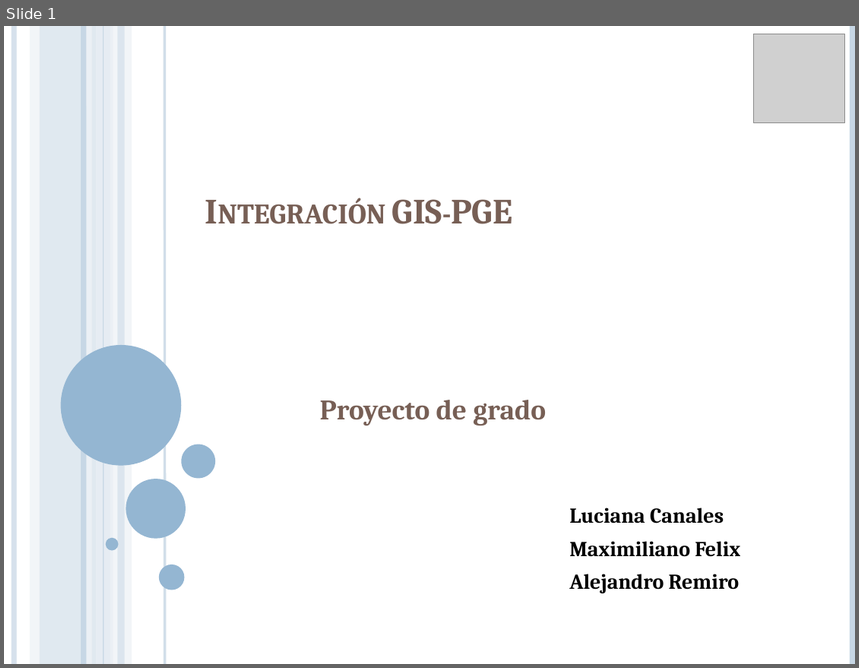
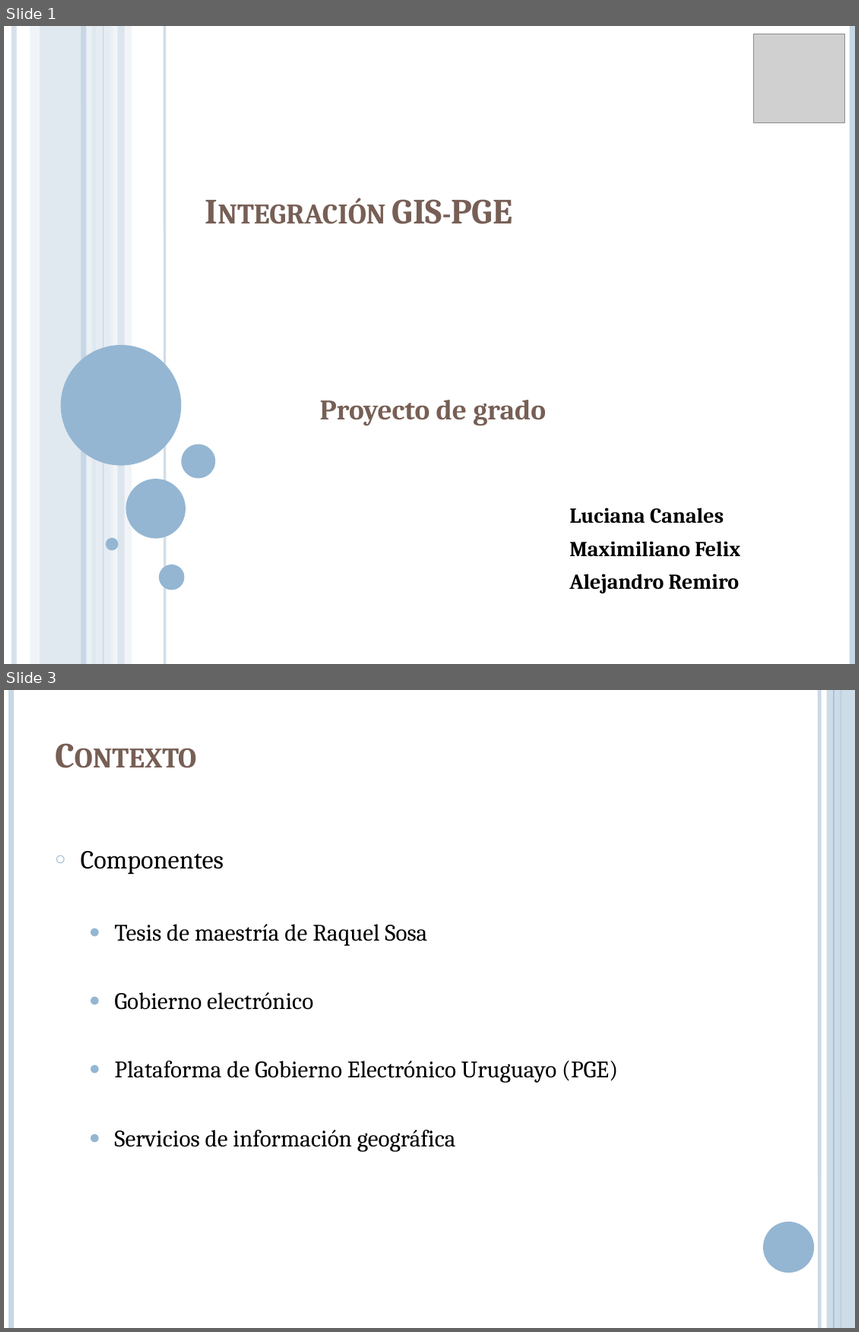
Before and after one commit to lcpaso1/integracion-gis-pge, a slide deck: Presentacion.pptx. Shown one above the other, each under a label of ours: slide 1 before the commit, slides 1 and 3 after it; the slides between them are not shown. The pictures are 859x668 and 859x1332 pixels, drawn with LibreOffice and Linux fonts; fonts in the diff are those of the drawing; grey boxes stand for pictures. Boxes give left, top, right and bottom in pixels: in the first picture for what was removed or moved away, otherwise in the second. Text is boxed around its words. In the diff, an @@ line names an element or a change of style, - is before the commit and + after.

```diff
--- a/Presentacion.pptx
+++ b/Presentacion.pptx
@@ slide 3 added at box(4, 690, 855, 1328), background #FFFFFF @@
@@ line added from (11, 690) to (11, 1328), #C8D7E5 4.5 pt @@
@@ line added from (819, 690) to (819, 1328), #C8D7E5 3 pt @@
@@ rectangle added at box(827, 690, 855, 1328), fill #C8D7E5 at 87% opacity @@
@@ line added from (834, 690) to (834, 1328), #94B6D2 0.75 pt @@
@@ line added from (841, 690) to (841, 1328), #94B6D2 1.5 pt @@
@@ title added at box(47, 716, 742, 822), 30 pt, text #775F55, bold, small capitals @@
+Contexto
@@ text added at box(81, 851, 618, 1151), 20 pt, text #000000 @@
+○ Componentes
+  ● Tesis de maestría de Raquel Sosa
+  ● Gobierno electrónico
+  ● Plataforma de Gobierno Electrónico Uruguayo (PGE)
+  ● Servicios de información geográfica
@@ ellipse added at box(763, 1222, 814, 1273), fill #94B6D2 @@
```
Also in this commit, not shown: 9 slides changed.
